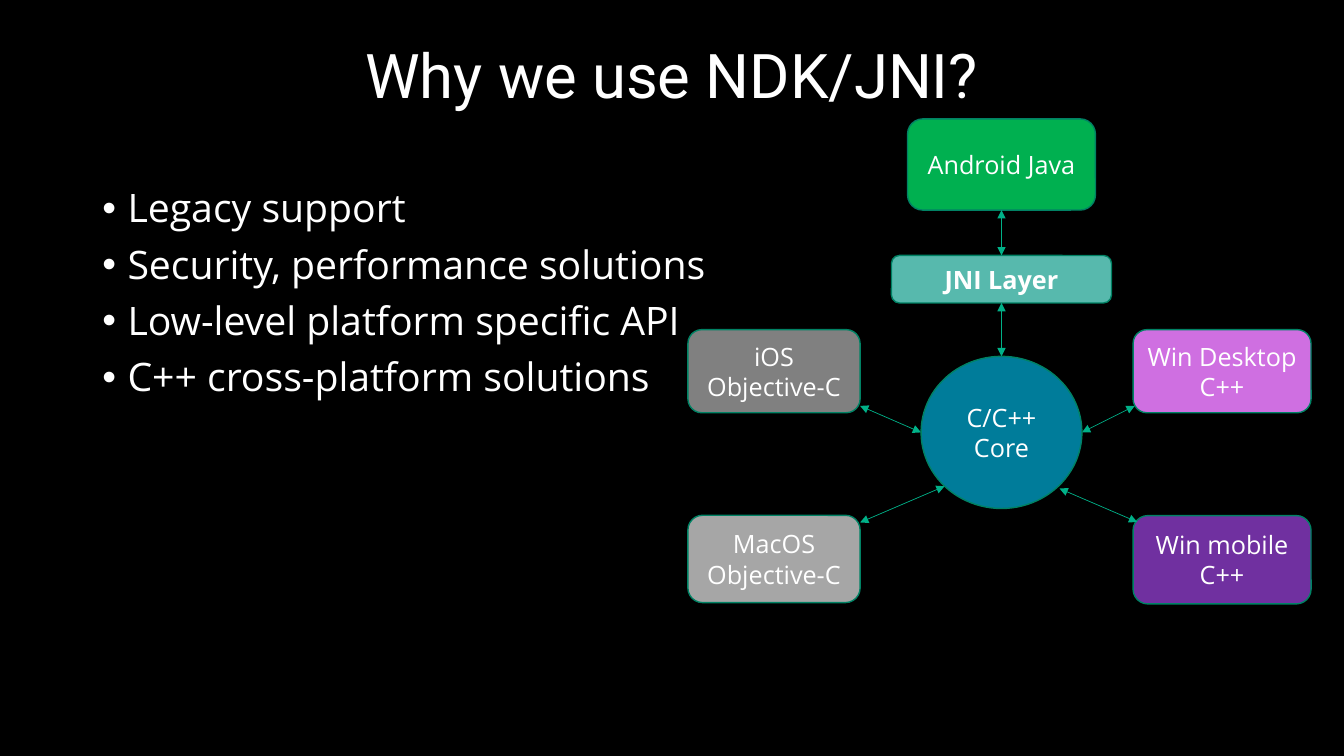
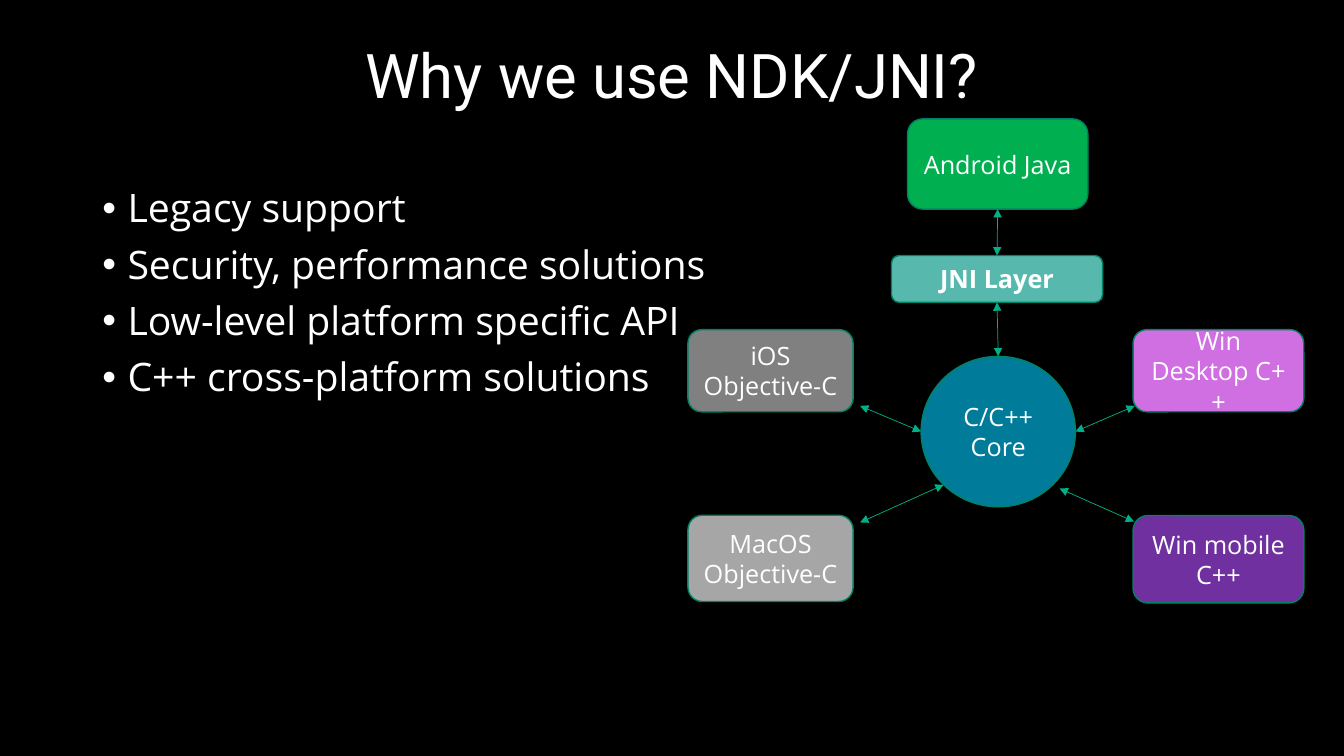
Before and after one commit to 9majka/NDK_presentation, a slide deck: slide 4 of NDK_SoftServeTheme.pptx. Drawn at 1344x756 pixels with LibreOffice and Linux fonts; fonts in the diff are those of the drawing; background and template pictures are left out. Boxes give left, top, right and bottom in pixels: in the first picture for what was removed or moved away, otherwise in the second. Text is boxed around its words. In the diff, an @@ line names an element or a change of style, - is before the commit and + after.

```diff
--- a/NDK_SoftServeTheme.pptx
+++ b/NDK_SoftServeTheme.pptx
@@ rounded rectangle "Android Java": place and size @@
-rounded rectangle "Android Java" at <box>907,119,1095,210</box>
+rounded rectangle "Android Java" at <box>907,119,1088,209</box>
@@ double arrow moved from (1002, 210) - (1002, 255) to (998, 209) - (997, 255) @@
@@ rounded rectangle "JNI Layer": place and size @@
-rounded rectangle "JNI Layer" at <box>891,255,1111,302</box>
+rounded rectangle "JNI Layer" at <box>891,255,1102,302</box>
@@ double arrow moved from (1002, 303) - (1002, 357) to (997, 302) - (998, 357) @@
@@ rounded rectangle "Win Desktop C++": place and size @@
-rounded rectangle "Win Desktop C++" at <box>1133,330,1312,412</box>
+rounded rectangle "Win Desktop C++" at <box>1133,330,1304,412</box>
@@ rounded rectangle "iOS Objective-C": place and size @@
-rounded rectangle "iOS Objective-C" at <box>688,330,860,412</box>
+rounded rectangle "iOS Objective-C" at <box>688,330,853,412</box>
@@ ellipse "C/C++": place and size @@
-ellipse "C/C++" at <box>922,357,1083,509</box>
+ellipse "C/C++" at <box>922,357,1076,507</box>
@@ double arrow moved from (1082, 433) - (1135, 406) to (1076, 432) - (1135, 406) @@
@@ double arrow moved from (1060, 489) - (1137, 522) to (1060, 489) - (1134, 521) @@
@@ rounded rectangle "MacOS Objective-C": place and size @@
-rounded rectangle "MacOS Objective-C" at <box>688,515,860,603</box>
+rounded rectangle "MacOS Objective-C" at <box>688,515,853,602</box>
@@ rounded rectangle "Win mobile C++": place and size @@
-rounded rectangle "Win mobile C++" at <box>1133,516,1312,605</box>
+rounded rectangle "Win mobile C++" at <box>1133,516,1304,604</box>
```
Also in this commit, not shown: 5 other slides changed, 1 slide added, 2 slides removed, 11 other files.
